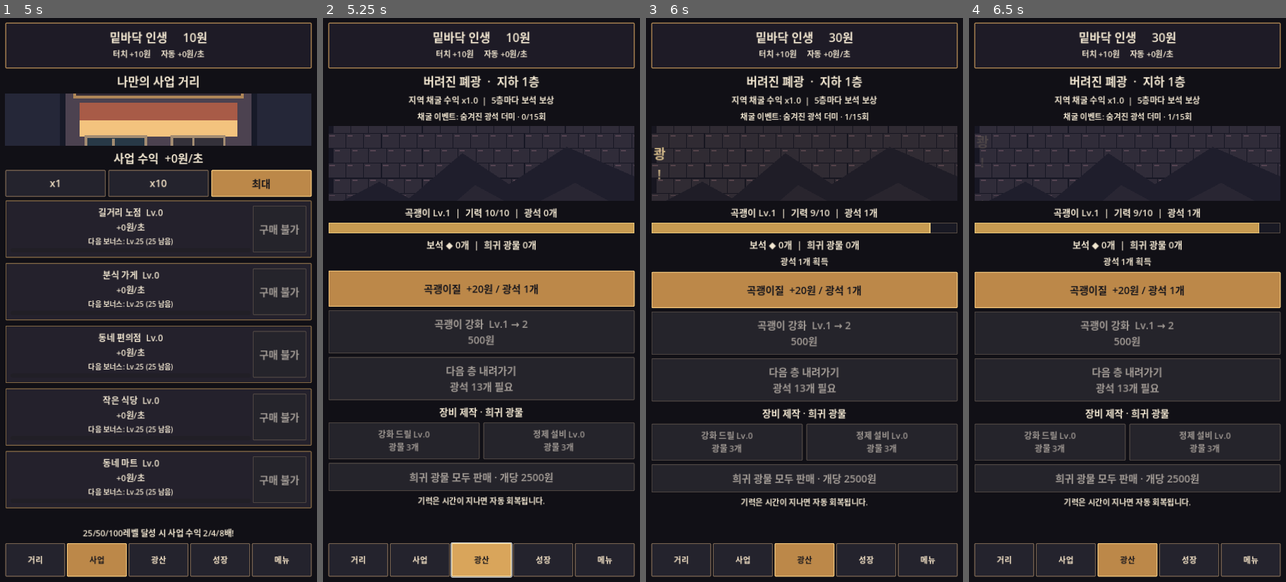
Above: before the commit, frames 1-4 (left to right).
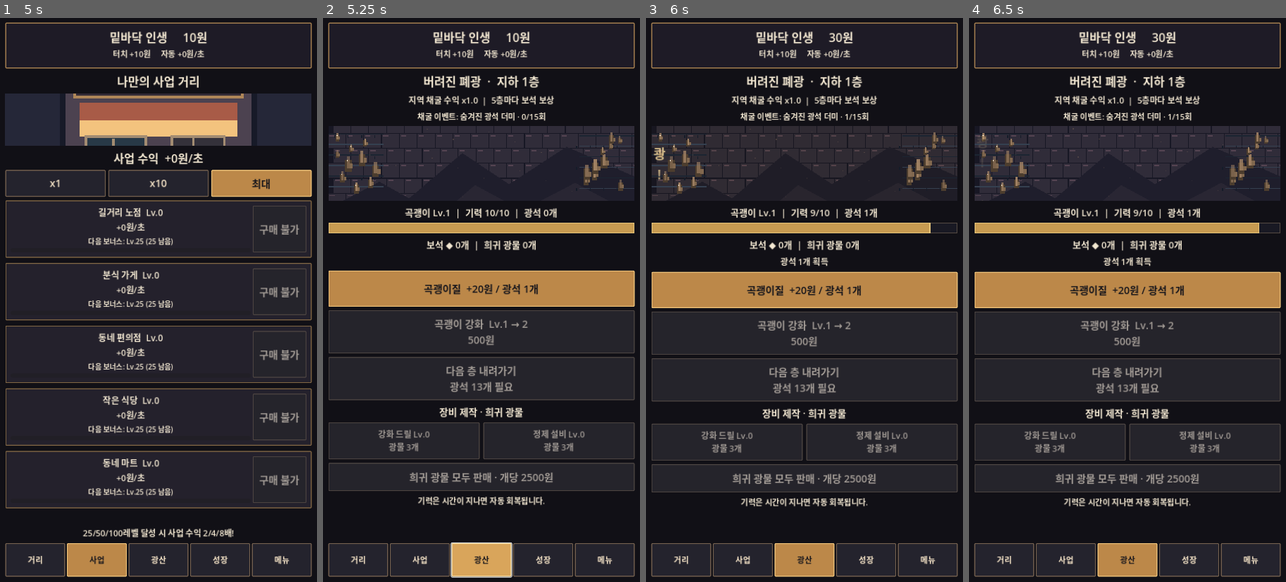
Above: after the commit, the same moments.

Repository: sungpil987/BottomLife-Reborn
Game: Godot game, scene res://scenes/Main.tscn
Two runs of this game, one before a commit and one after it. Both use one fixed random seed, a clock stepped at 60 frames per second and the inputs below.
Inputs (mouse positions are in pixels of both pictures, inside the frame that each line leads up to):
- Up to frame 1 (5 s): click (158, 159) at 0.5 s; click "거리" at 1.25 s; click "사업" at 2 s; click "x1" at 2.75 s; click "x10" at 3.5 s; click "최대" at 4.25 s
- Up to frame 2 (5.25 s): click "광산" at 5 s
- Up to frame 3 (6 s): click "곡괭이질 +20원 / 광석 1개" at 5.75 s
- Up to frame 4 (6.5 s): no input

Frame 1 is identical in both runs. In frame 2, 0.7% of the frame differs, in the area x 1-99%, y 19-32%; in frame 3, 0.8%; in frame 4, 0.7%.

Commit message:
v6.6 remaster mine visuals with six ore palettes, cave strata, ruins and animated mining shockwave

Diff:
--- a/scripts/mine_zone_overlay.gd
+++ b/scripts/mine_zone_overlay.gd
@@ -1,8 +1,11 @@
 extends Control
-# Animated pixel-art mineral layers and depth-specific ruins.
+# Depth-responsive pixel cave: crystalline veins, ruins, dust and mining shockwaves.
 var zone: int = 0
 var tick: float = 0.0
 var redraw_clock: float = 0.0
+var impact_age: float = 1.0
+var impact_position: Vector2 = Vector2(0.5, 0.55)
+const ORE_COLORS = ["#a88767", "#50bfe2", "#eac05d", "#bd88ff", "#63dfb8", "#ff819d"]
 
 func _ready() -> void:
 	mouse_filter = Control.MOUSE_FILTER_IGNORE
@@ -10,38 +13,81 @@
 func _process(delta: float) -> void:
 	tick += delta
 	redraw_clock += delta
+	impact_age = minf(1.0, impact_age + delta * 2.5)
 	if redraw_clock >= 0.05:
 		redraw_clock = 0.0
 		queue_redraw()
 
+func strike() -> void:
+	impact_age = 0.0
+	impact_position = Vector2(0.45 + randf_range(-0.14, 0.14), 0.53 + randf_range(-0.10, 0.10))
+	queue_redraw()
+
 func _draw() -> void:
-	if zone <= 0 or size.x <= 0.0 or size.y <= 0.0:
+	if size.x < 80.0 or size.y < 80.0:
 		return
 	var w: float = size.x
 	var h: float = size.y
-	var colors: Array[Color] = [Color("#4db6d5"), Color("#f5bc48"), Color("#ba7dff"), Color("#58e0c2"), Color("#ff768d")]
-	var glow: Color = colors[clampi(zone - 1, 0, colors.size() - 1)]
-	draw_rect(Rect2(Vector2.ZERO, size), Color(glow.r * 0.12, glow.g * 0.12, glow.b * 0.16, 0.24))
-	# Parallax silhouettes: the lost city and primordial deep have unique skylines.
+	var unit: float = maxf(2.0, floorf(minf(w / 180.0, h / 85.0)))
+	var ore_color: Color = Color(ORE_COLORS[clampi(zone, 0, ORE_COLORS.size() - 1)])
+	# Geological strata, pixel joints and distant shadowed rock.
+	for i in range(6):
+		var y: float = floorf(h * (0.10 + float(i) * 0.14))
+		var shade: Color = Color("#1c2532") if i % 2 == 0 else Color("#354050")
+		draw_rect(Rect2(0.0, y, w * 0.18, unit), shade)
+		draw_rect(Rect2(w * 0.82, y + unit * 2.0, w * 0.18, unit), shade)
+		for j in range(4):
+			var x: float = w * (0.02 + float(j) * 0.044) if i % 2 == 0 else w * (0.81 + float(j) * 0.044)
+			draw_rect(Rect2(floorf(x), y + unit * 2.0, unit, unit * 3.0), Color("#151c29"))
+	# Mineral clusters around the edges keep the middle legible.
+	for i in range(20):
+		var left_side: bool = i % 2 == 0
+		var x: float = w * (0.025 + float((i * 7) % 9) * 0.015) if left_side else w * (0.82 + float((i * 3) % 10) * 0.014)
+		var y: float = h * (0.12 + float((i * 13) % 19) * 0.037)
+		var scale: float = 1.0 + float(i % 3) * 0.45
+		var shimmer: float = 0.70 + 0.22 * sin(tick * 1.6 + float(i) * 1.3)
+		var dark: Color = ore_color.darkened(0.55)
+		pixel(x, y, unit * 4.0 * scale, unit * 7.0 * scale, dark)
+		pixel(x + unit * scale, y - unit * 2.0 * scale, unit * 2.0 * scale, unit * 7.0 * scale, Color(ore_color.r, ore_color.g, ore_color.b, shimmer))
+		pixel(x + unit * 3.0 * scale, y + unit * 2.0 * scale, unit * 2.0 * scale, unit * 3.0 * scale, ore_color.darkened(0.23))
+		if i % 4 == 0:
+			pixel(x + unit * scale, y, unit, unit, Color("#fff4df"))
+	# Suspended dust and glowing embers.
+	for i in range(18):
+		var x: float = w * (0.12 + fposmod(float(i) * 0.287, 0.76))
+		var y: float = h * fposmod(float(i) * 0.173 - tick * (0.008 + float(i % 3) * 0.004), 1.0)
+		var alpha: float = 0.13 + 0.15 * (0.5 + 0.5 * sin(tick * 2.0 + float(i)))
+		pixel(x, y, unit, unit, Color(ore_color.r, ore_color.g, ore_color.b, alpha))
+	if zone >= 3:
+		# Crystal arches frame the deeper zones.
+		for i in range(2):
+			var x: float = w * (0.16 if i == 0 else 0.78)
+			pixel(x, h * 0.20, unit * 4.0, h * 0.50, Color("#172234"))
+			pixel(x + unit, h * 0.19, unit * 2.0, h * 0.42, ore_color.darkened(0.55))
+			pixel(x - unit * 2.0, h * 0.17, unit * 8.0, unit * 2.0, ore_color.darkened(0.35))
 	if zone >= 4:
-		for i in range(9):
-			var tower_x: float = w * (0.04 + float(i) * 0.115)
-			var tower_h: float = h * (0.17 + float((i * 7) % 5) * 0.052)
-			draw_rect(Rect2(tower_x, h * 0.69 - tower_h, w * 0.065, tower_h), Color("#111b27" if zone == 4 else "#231321"))
-			draw_rect(Rect2(tower_x + w * 0.02, h * 0.72 - tower_h, w * 0.015, h * 0.032), glow.darkened(0.28))
-		draw_rect(Rect2(0.0, h * 0.69, w, h * 0.04), Color("#111b27" if zone == 4 else "#231321"))
+		# Buried ruins and lit windows in the lost underground city.
+		for i in range(6):
+			var x: float = w * (0.12 + float(i) * 0.14)
+			var top: float = h * (0.43 - float(i % 3) * 0.055)
+			pixel(x, top, unit * 9.0, h * 0.29, Color("#17212d"))
+			pixel(x + unit * 3.0, top + unit * 5.0, unit * 3.0, unit * 3.0, ore_color.darkened(0.25))
 	if zone >= 5:
-		for i in range(5):
-			var x: float = w * (0.12 + float(i) * 0.19)
-			var pulse: float = 0.70 + 0.20 * sin(tick * 1.1 + float(i))
-			draw_rect(Rect2(x, h * 0.12, w * 0.023, h * 0.57), Color(glow.r, glow.g, glow.b, pulse * 0.65))
-			draw_rect(Rect2(x - w * 0.012, h * 0.12, w * 0.047, h * 0.025), Color("#f7cfad"))
-	for i in range(17 if zone >= 4 else 13):
-		var px: float = w * (0.08 + fposmod(float(i) * 0.173, 0.83))
-		var py: float = h * (0.13 + fposmod(float(i) * 0.291, 0.68))
-		var scale: float = 1.0 + float(i % 3) * 0.5
-		var shimmer: float = 0.64 + 0.22 * sin(tick * 1.4 + float(i))
-		var shade: Color = Color(glow.r, glow.g, glow.b, shimmer)
-		draw_rect(Rect2(px, py, 8.0 * scale, 16.0 * scale), Color("#171724"))
-		draw_rect(Rect2(px + 3.0 * scale, py - 6.0 * scale, 4.0 * scale, 20.0 * scale), shade)
-		draw_rect(Rect2(px + 8.0 * scale, py + 2.0 * scale, 4.0 * scale, 8.0 * scale), shade.darkened(0.35))
+		for i in range(4):
+			var x: float = w * (0.24 + float(i) * 0.17)
+			var beam_alpha: float = 0.14 + 0.05 * sin(tick * 1.2 + float(i))
+			draw_rect(Rect2(x, h * 0.08, unit * 2.0, h * 0.56), Color(ore_color.r, ore_color.g, ore_color.b, beam_alpha))
+	# Brief mining impact shockwave and pixel shards.
+	if impact_age < 1.0:
+		var center: Vector2 = Vector2(w * impact_position.x, h * impact_position.y)
+		var progress: float = impact_age
+		var radius: float = unit * (5.0 + progress * 24.0)
+		var alpha: float = (1.0 - progress) * 0.75
+		draw_arc(center, radius, 0.0, TAU, 28, Color(ore_color.r, ore_color.g, ore_color.b, alpha), unit * 2.0)
+		for i in range(12):
+			var angle: float = TAU * float(i) / 12.0
+			var p: Vector2 = center + Vector2(cos(angle), sin(angle)) * (unit * 4.0 + progress * unit * 22.0)
+			pixel(p.x, p.y, unit * 2.0, unit * 2.0, Color(ore_color.r, ore_color.g, ore_color.b, alpha))
+
+func pixel(x: float, y: float, width: float, height: float, tint: Color) -> void:
+	draw_rect(Rect2(floorf(x), floorf(y), maxf(1.0, floorf(width)), maxf(1.0, floorf(height))), tint)
